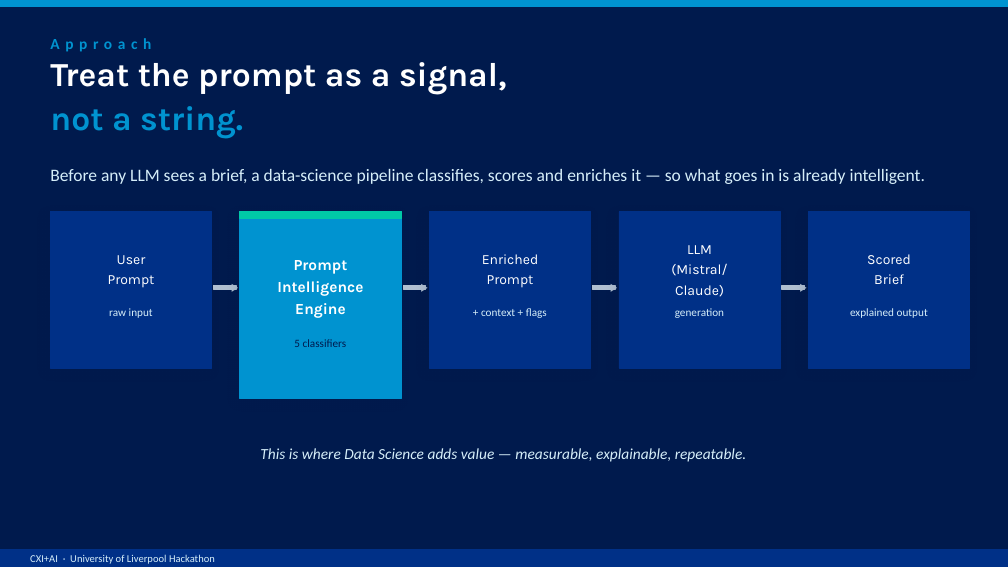
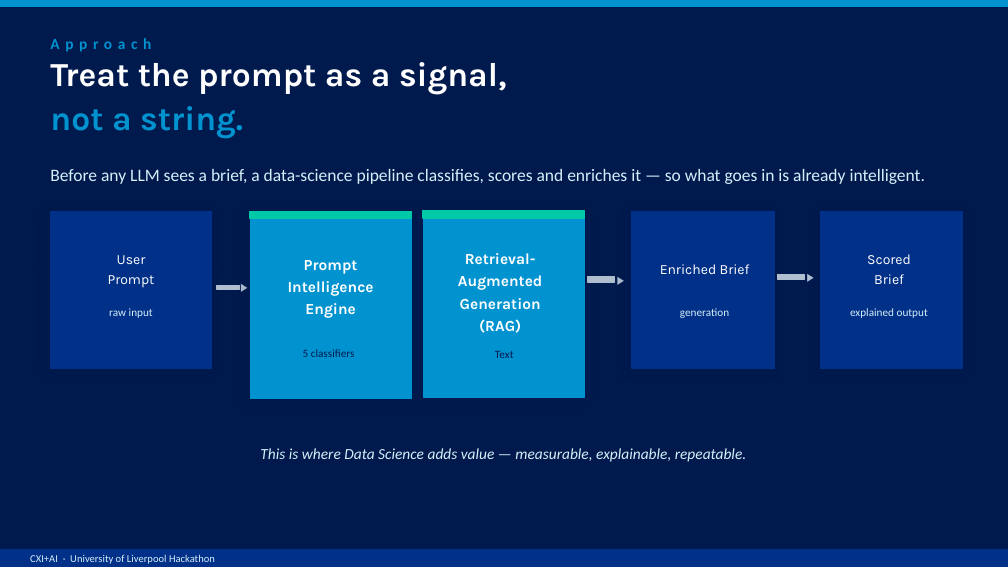
Before and after one commit to B-313/submission_cx-ai_design_to_delivery_challenge, a slide deck: slide 3 of Design-to-Delivery.pptx. Drawn at 1008x567 pixels with LibreOffice and Linux fonts; fonts in the diff are those of the drawing. Boxes give left, top, right and bottom in pixels: in the first picture for what was removed or moved away, otherwise in the second. Text is boxed around its words. In the diff, an @@ line names an element or a change of style, - is before the commit and + after.

Commit message:
Update Design-to-Delivery presentation

```diff
--- a/Design-to-Delivery.pptx
+++ b/Design-to-Delivery.pptx
@@ 2 texts, 2 rectangles moved together from (x1=228, y1=212, x2=401, y2=398) to (x1=237, y1=212, x2=411, y2=398) @@
@@ rectangle resized from (x1=429, y1=212, x2=591, y2=368) to (x1=423, y1=211, x2=585, y2=397) @@
@@ rectangle at (x1=423, y1=211, x2=585, y2=397): fill #003087 to #0093D0; outline #003087 0.5 pt to #0093D0 0.5 pt @@
@@ rectangle added at (x1=423, y1=211, x2=585, y2=218), fill #00C9A7, outline #00C9A7 1 pt @@
@@ rectangle resized from (x1=619, y1=212, x2=780, y2=368) to (x1=631, y1=212, x2=774, y2=368) @@
@@ rectangle resized from (x1=808, y1=212, x2=970, y2=368) to (x1=821, y1=212, x2=963, y2=368) @@
@@ text added at (x1=458, y1=253, x2=542, y2=333), 11 pt, text #FFFFFF, bold @@
+Retrieval-Augmented Generation
+(RAG)
@@ text removed at (x1=482, y1=254, x2=539, y2=288) @@
-Enriched
-Prompt
@@ text "▶" rewrapped from (x1=417, y1=277, x2=431, y2=297) to (x1=604, y1=252, x2=637, y2=306) @@
@@ text at (x1=660, y1=264, x2=750, y2=274): text changed @@
-LLM
-(Mistral/
-Claude)
+Enriched Brief
@@ text "▶" rewrapped from (x1=796, y1=277, x2=810, y2=297) to (x1=793, y1=250, x2=827, y2=304) @@
@@ rectangle resized from (x1=403, y1=285, x2=425, y2=289) to (x1=588, y1=277, x2=615, y2=282) @@
@@ rectangle removed at (x1=593, y1=285, x2=615, y2=289) @@
@@ text removed at (x1=607, y1=277, x2=621, y2=297) @@
-▶
@@ text "generation" moved from (x1=675, y1=308, x2=724, y2=318) to (x1=680, y1=308, x2=729, y2=318) @@
@@ rectangle resized from (x1=782, y1=285, x2=804, y2=289) to (x1=777, y1=274, x2=804, y2=279) @@
@@ text removed at (x1=481, y1=308, x2=547, y2=318) @@
-+ context + flags
@@ text "5 classifiers" moved from (x1=294, y1=339, x2=347, y2=347) to (x1=303, y1=349, x2=355, y2=357) @@
@@ text added at (x1=495, y1=351, x2=514, y2=358), 8 pt, text #001A4D @@
+Text
```
Also in this commit, not shown: 2 other slides changed.
